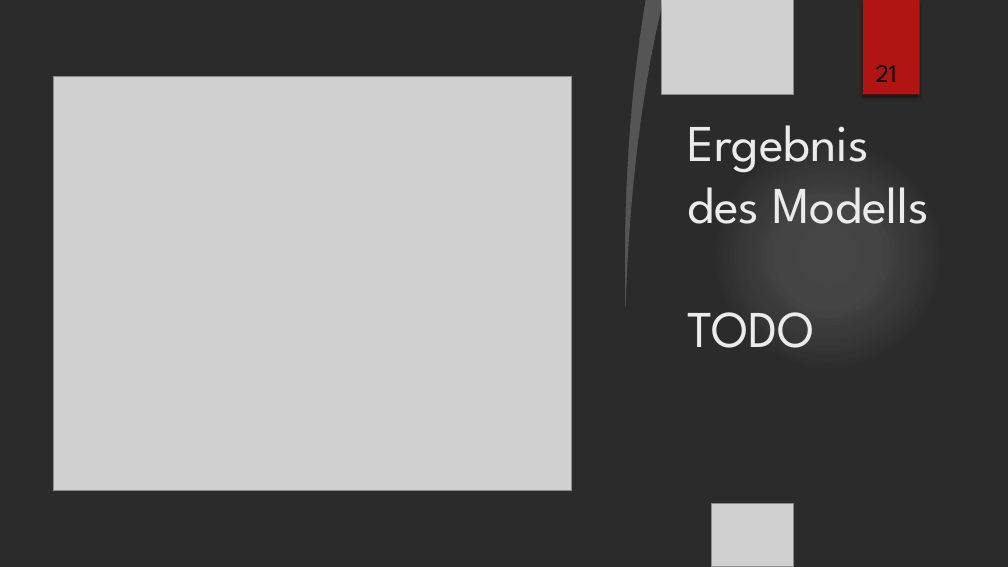
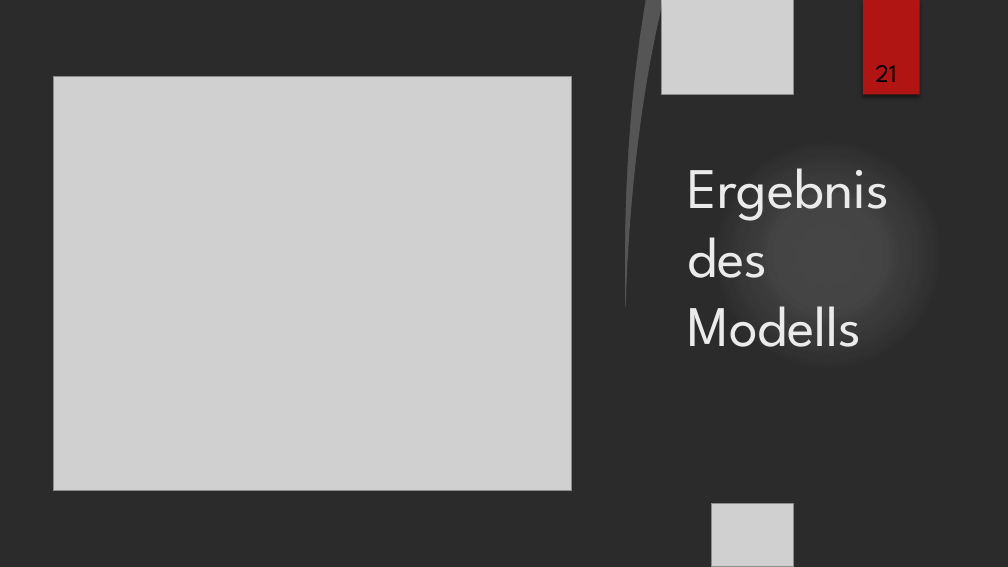
Before and after one commit to lz039/Gw2Trading, a slide deck: slide 21 of reports/presentation_custom_design.pptx. Drawn at 1008x567 pixels with LibreOffice and Linux fonts; fonts in the diff are those of the drawing; grey boxes stand for pictures; background and template pictures are left out; a plain dark background stands for a picture behind light text. Boxes give left, top, right and bottom in pixels: in the first picture for what was removed or moved away, otherwise in the second. Text is boxed around its words. In the diff, an @@ line names an element or a change of style, - is before the commit and + after.

```diff
--- a/reports/presentation_custom_design.pptx
+++ b/reports/presentation_custom_design.pptx
@@ title at (687, 168, 889, 347): text changed; size 36.9 to 41 pt @@
-Ergebnis des Modells
-TODO
+Ergebnis des Modells
```
Also in this commit, not shown: 17 other slides changed.
